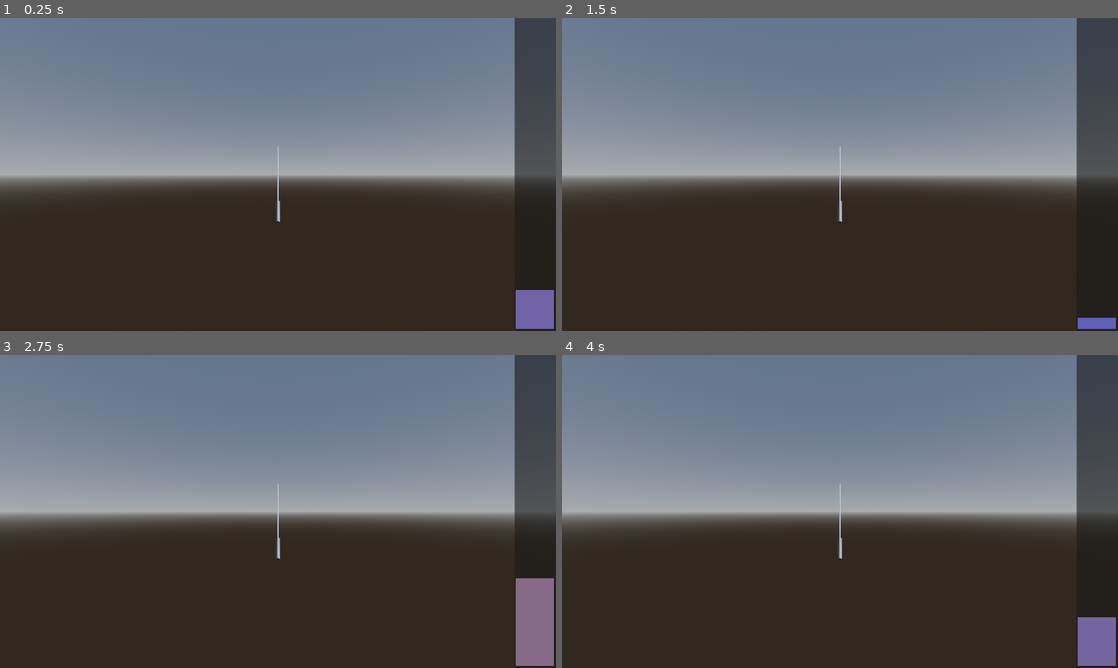
Above: before the commit, frames 1-4 (two rows, left to right).
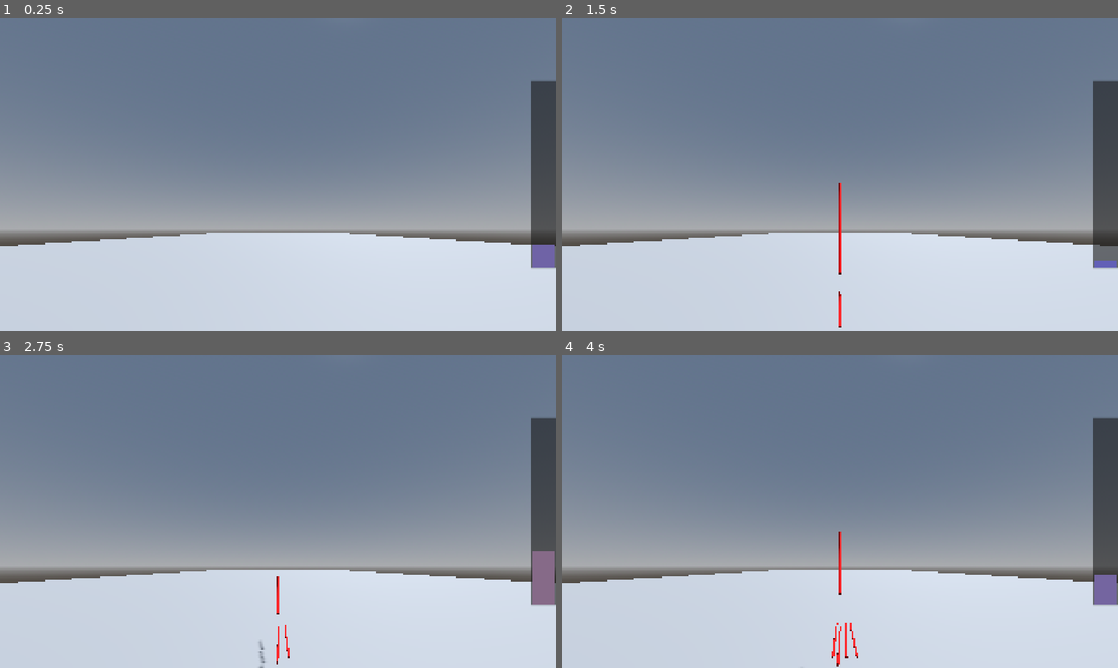
Above: after the commit, the same moments.

Repository: schEmil/SO1_gameproject
Game: Godot game, scene res://scenes/main_scene/main.tscn
The game is run twice, just before and just after one commit, with the same random seed, the same clock (stepped at 60 frames per second) and the same inputs. Before the commit the project has no main scene; this scene is started directly in both runs.
Inputs:
- Up to frame 1 (0.25 s): no input
- Up to frame 2 (1.5 s): tap Space (charge1) at 0.6, 1.35 s
- Up to frame 3 (2.75 s): tap Space (charge1) at 2.1 s
- Up to frame 4 (4 s): tap Space (charge1) at 2.85, 3.6 s

The runs differ from the first frame. In frame 1, 63% of the frame differs, in the area x 0-100%, y 0-100%; in frame 2, 63%; in frame 3, 62%; in frame 4, 63%.

Commit message:
arrow shooting

Diff:
--- a/arrow-game/project.godot
+++ b/arrow-game/project.godot
@@ -11,6 +11,7 @@
 [application]
 
 config/name="arrow_game"
+run/main_scene="uid://bgf3ejkt22s7b"
 config/features=PackedStringArray("4.7", "Forward Plus")
 config/icon="res://icon.svg"
 
@@ -20,6 +21,8 @@
 
 [display]
 
+window/size/viewport_width=1920
+window/size/viewport_height=1080
 window/stretch/mode="canvas_items"
 window/stretch/aspect="expand"
 
--- /dev/null
+++ b/arrow-game/scenes/arrow_scene/arrow.tscn
@@ -0,0 +1,20 @@
+[gd_scene format=3 uid="uid://dp612xx0o5x1e"]
+
+[ext_resource type="Script" uid="uid://dcfnafi0jxyiu" path="res://scenes/arrow_scene/arrow_body.gd" id="1_wntyc"]
+
+[sub_resource type="CylinderShape3D" id="CylinderShape3D_ib4vx"]
+radius = 0.04
+
+[sub_resource type="StandardMaterial3D" id="StandardMaterial3D_ib4vx"]
+albedo_color = Color(1, 0, 0, 1)
+
+[node name="arrow" type="RigidBody3D" unique_id=2091147448]
+continuous_cd = true
+script = ExtResource("1_wntyc")
+
+[node name="CollisionShape3D" type="CollisionShape3D" parent="." unique_id=1121477792]
+shape = SubResource("CylinderShape3D_ib4vx")
+
+[node name="CSGCylinder3D" type="CSGCylinder3D" parent="." unique_id=1313929665]
+radius = 0.02
+material = SubResource("StandardMaterial3D_ib4vx")
--- /dev/null
+++ b/arrow-game/scenes/arrow_scene/arrow_body.gd
@@ -0,0 +1,21 @@
+extends RigidBody3D
+class_name ArrowBody3D
+
+@export var rotation_lerp_speed : float = 60.0
+@export var rotation_speed_scaling : float = 1.0
+
+@export var gravity_affect : float = 0.0
+
+func _physics_process(delta: float) -> void:
+	var target_dir : Vector3 = linear_velocity.normalized()
+	target_dir += get_gravity().normalized() * gravity_affect
+	var target_basis : Basis = align_with_y(global_basis,target_dir.normalized())
+	if linear_velocity.length() > 0.0:
+		angular_velocity = lerp(angular_velocity,(target_basis.get_euler() - global_basis.get_euler())*rotation_speed_scaling,clamp(delta*linear_velocity.length()*rotation_lerp_speed,0.0,1.0))
+	pass
+
+func align_with_y(xform : Basis, new_y : Vector3):
+	xform.y = new_y
+	xform.x = -xform.z.cross(new_y)
+	xform = xform.orthonormalized()
+	return xform
--- /dev/null
+++ b/arrow-game/scenes/bow_scene/arrow_spawner.gd
@@ -0,0 +1,9 @@
+extends Node3D
+
+@export var arrow_scene : PackedScene = preload("res://scenes/arrow_scene/arrow.tscn")
+@export var speed : float = 10.0
+
+func spawn_arrow(arrow_speed : float = speed):
+	var arrow_inst : RigidBody3D = arrow_scene.instantiate()
+	add_child(arrow_inst)
+	arrow_inst.linear_velocity = global_basis.y.normalized()*arrow_speed
--- a/arrow-game/scenes/main_scene/main.tscn
+++ b/arrow-game/scenes/main_scene/main.tscn
@@ -4,6 +4,7 @@
 [ext_resource type="Script" uid="uid://cpuo2nw2f2l81" path="res://scripts/stretch_ratio_between_2_control_fills.gd" id="2_ionc4"]
 [ext_resource type="Script" uid="uid://f4ba3vm2uqwr" path="res://scenes/bow_scene/show_charge.gd" id="2_y24u2"]
 [ext_resource type="Script" uid="uid://ojfaqlxqcw7r" path="res://scenes/bow_scene/fill_updator.gd" id="3_ihqgu"]
+[ext_resource type="Script" uid="uid://cundib2wh0436" path="res://scenes/bow_scene/arrow_spawner.gd" id="5_ec6ii"]
 
 [sub_resource type="ProceduralSkyMaterial" id="ProceduralSkyMaterial_y24u2"]
 sky_horizon_color = Color(0.66224277, 0.6717428, 0.6867428, 1)
@@ -25,9 +26,6 @@
 gradient = SubResource("Gradient_y24u2")
 width = 512
 
-[sub_resource type="CapsuleShape3D" id="CapsuleShape3D_w6r2s"]
-radius = 0.041992188
-
 [node name="Node3D" type="Node3D" unique_id=994412881]
 
 [node name="WorldEnvironment" type="WorldEnvironment" parent="." unique_id=993171912]
@@ -41,6 +39,8 @@
 
 [node name="bow_charge_input" type="Node" parent="bow" unique_id=1126908733]
 script = ExtResource("1_nqgu8")
+charge_speed_a_sec = 5.0
+charge_max = 10.0
 
 [node name="Control" type="Control" parent="bow/bow_charge_input" unique_id=723836650]
 layout_mode = 3
@@ -99,20 +99,20 @@
 b_c_input = NodePath("..")
 
 [node name="arrow_spawner" type="Node3D" parent="bow" unique_id=645915849]
+transform = Transform3D(1, 0, 0, 0, 0.70710677, 0.70710677, 0, -0.70710677, 0.70710677, 0, 0, 0)
+script = ExtResource("5_ec6ii")
 
-[node name="RigidBody3D" type="RigidBody3D" parent="bow/arrow_spawner" unique_id=1889031867]
-transform = Transform3D(1, 0, 0, 0, 0.49999997, 0.86602545, 0, -0.86602545, 0.49999997, 0, 0, 0)
+[node name="cam_pos" type="Node3D" parent="bow" unique_id=1120651500]
+transform = Transform3D(1, 0, 0, 0, 0.8660254, -0.5, 0, 0.5, 0.8660254, 0, 0, 3)
 
-[node name="CollisionShape3D" type="CollisionShape3D" parent="bow/arrow_spawner/RigidBody3D" unique_id=637668090]
-shape = SubResource("CapsuleShape3D_w6r2s")
+[node name="CSGBox3D" type="CSGBox3D" parent="." unique_id=474263553]
+transform = Transform3D(1, 0, 0, 0, 1, 0, 0, 0, 1, 0, -7.5, -33.5)
+use_collision = true
+size = Vector3(50, 12, 80)
 
-[node name="CSGCylinder3D" type="CSGCylinder3D" parent="bow/arrow_spawner/RigidBody3D" unique_id=997744609]
-radius = 0.018066406
+[node name="Camera3D" type="Camera3D" parent="." unique_id=411058238]
+transform = Transform3D(1, 0, 0, 0, 0.9659258, -0.25881904, 0, 0.25881904, 0.9659258, 0, 0, 3)
 
-[node name="cam_pos" type="Node3D" parent="bow/arrow_spawner/RigidBody3D" unique_id=1120651500]
-transform = Transform3D(1, 0, 0, 0, 0.49999997, -0.86602545, 0, 0.86602545, 0.49999997, 0, -2.5980763, 1.4999999)
-
-[node name="Camera3D" type="Camera3D" parent="bow/arrow_spawner/RigidBody3D/cam_pos" unique_id=411058238]
-
+[connection signal="stopped_charging" from="bow/bow_charge_input" to="bow/arrow_spawner" method="spawn_arrow"]
 [connection signal="constant_bc_ratio" from="bow/bow_charge_input/updator" to="bow/bow_charge_input/Control/PanelContainer/MarginContainer/VBoxContainer/fill" method="set_ratio"]
 [connection signal="constant_bc_ratio" from="bow/bow_charge_input/updator" to="bow/bow_charge_input/Control/PanelContainer/MarginContainer/VBoxContainer/fill_logic" method="set_stretch_ratio"]
Not shown, added: arrow-game/scenes/arrow_scene/arrow_body.gd.uid
Not shown, added: arrow-game/scenes/bow_scene/arrow_spawner.gd.uid
